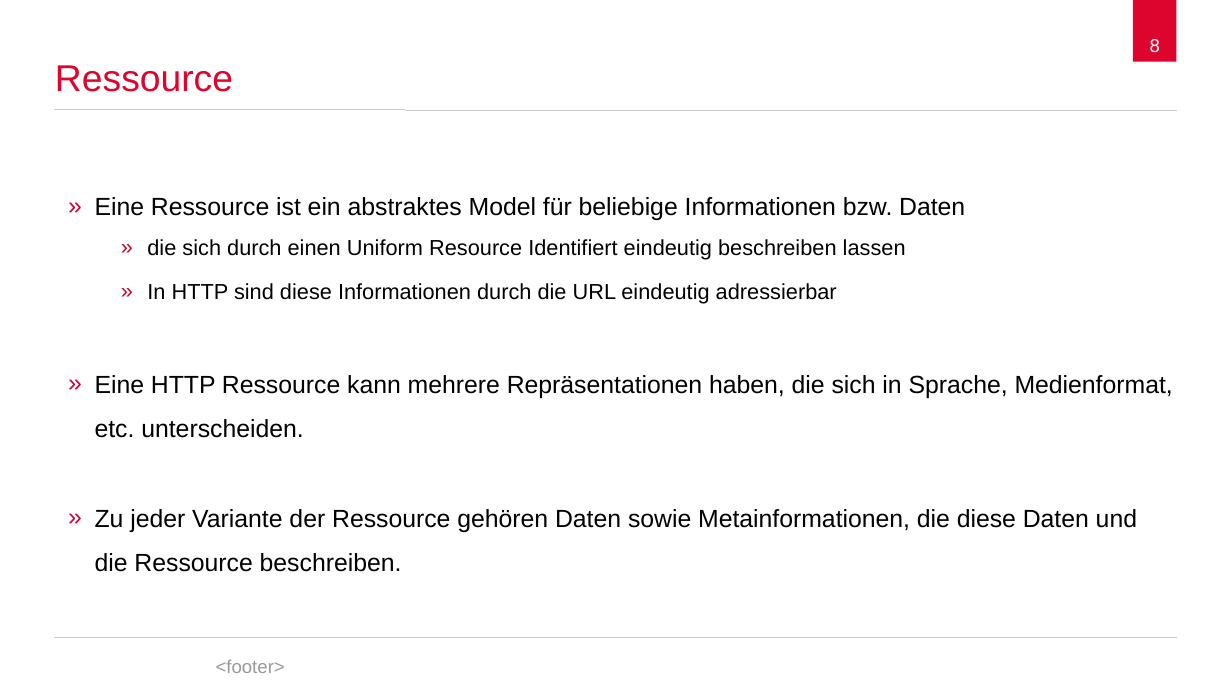
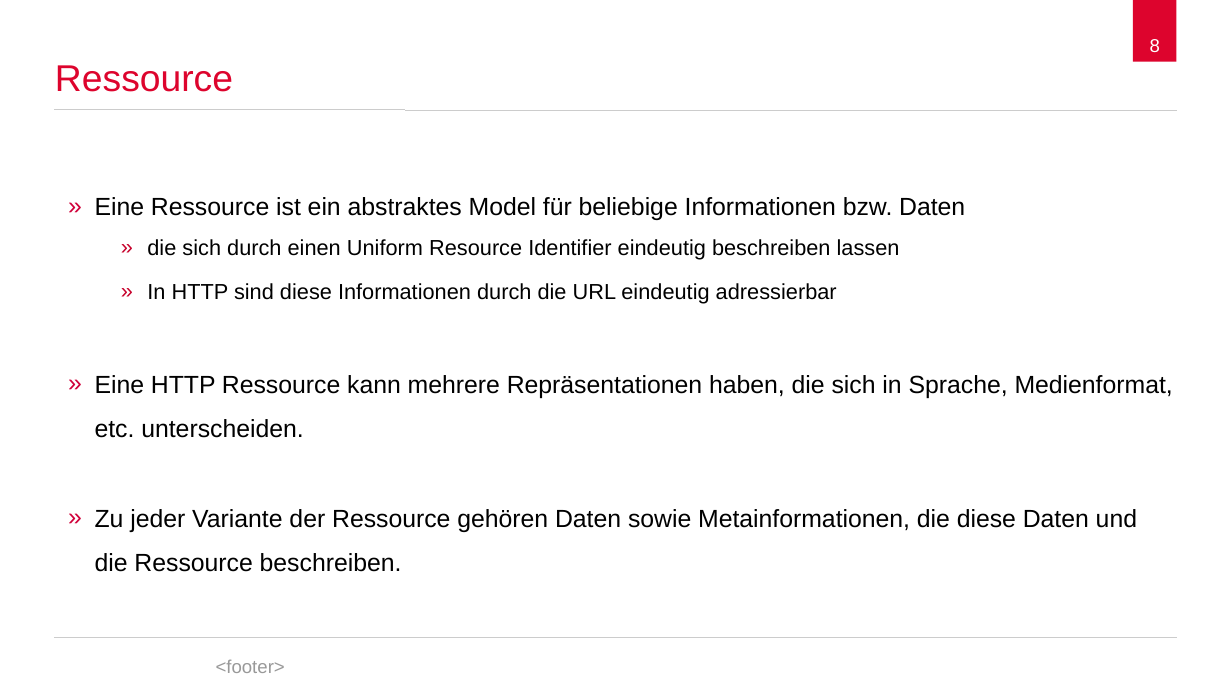
Before and after one commit to spaceone/presentations, a slide deck: slide 8 of hypertext-transfer-protocol/2017-12-05-hypertext-transfer-protocol.odp. Drawn at 1232x693 pixels with LibreOffice and Linux fonts; fonts in the diff are those of the drawing; background and template pictures are left out. Boxes give left, top, right and bottom in pixels: in the first picture for what was removed or moved away, otherwise in the second. Text is boxed around its words. In the diff, an @@ line names an element or a change of style, - is before the commit and + after.

```diff
--- a/hypertext-transfer-protocol/2017-12-05-hypertext-transfer-protocol.odp
+++ b/hypertext-transfer-protocol/2017-12-05-hypertext-transfer-protocol.odp
@@ text at (x1=147, y1=239, x2=900, y2=260): text changed @@
-    » die sich durch einen Uniform Resource Identifiert eindeutig beschreiben lassen
+    » die sich durch einen Uniform Resource Identifier eindeutig beschreiben lassen
```
Also in this commit, not shown: 10 other slides changed, 5 slides added.
